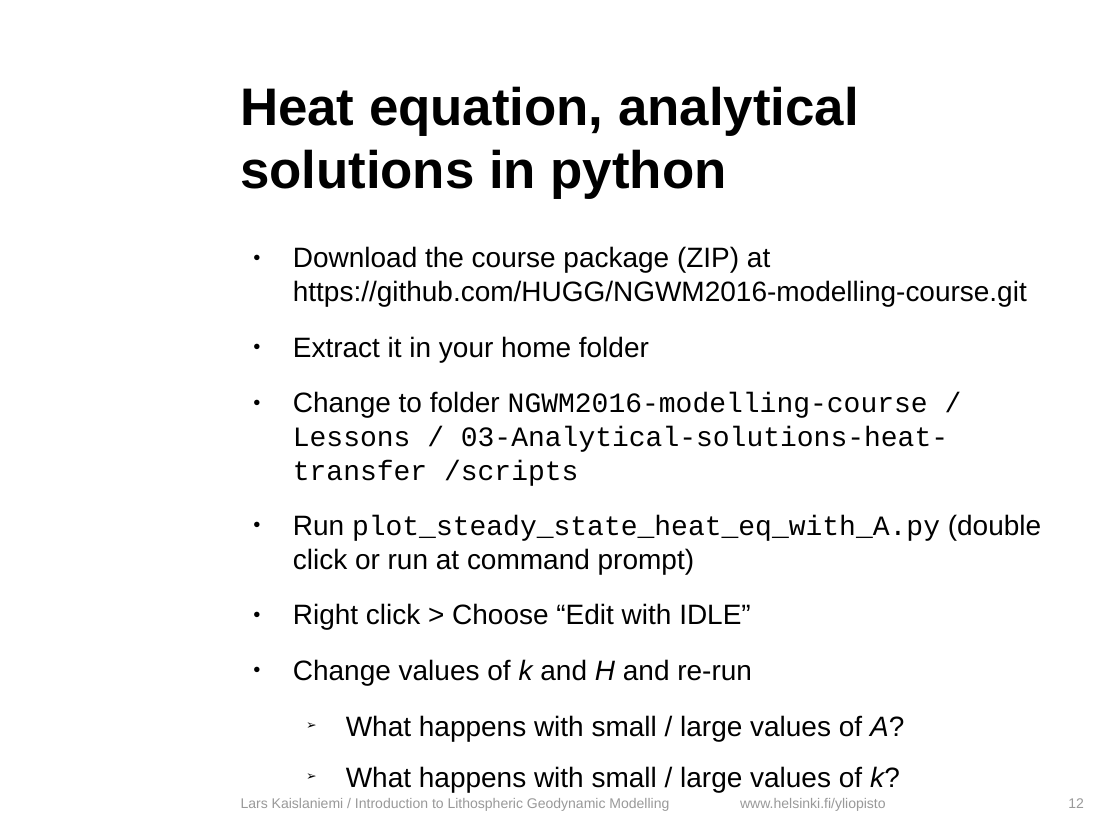
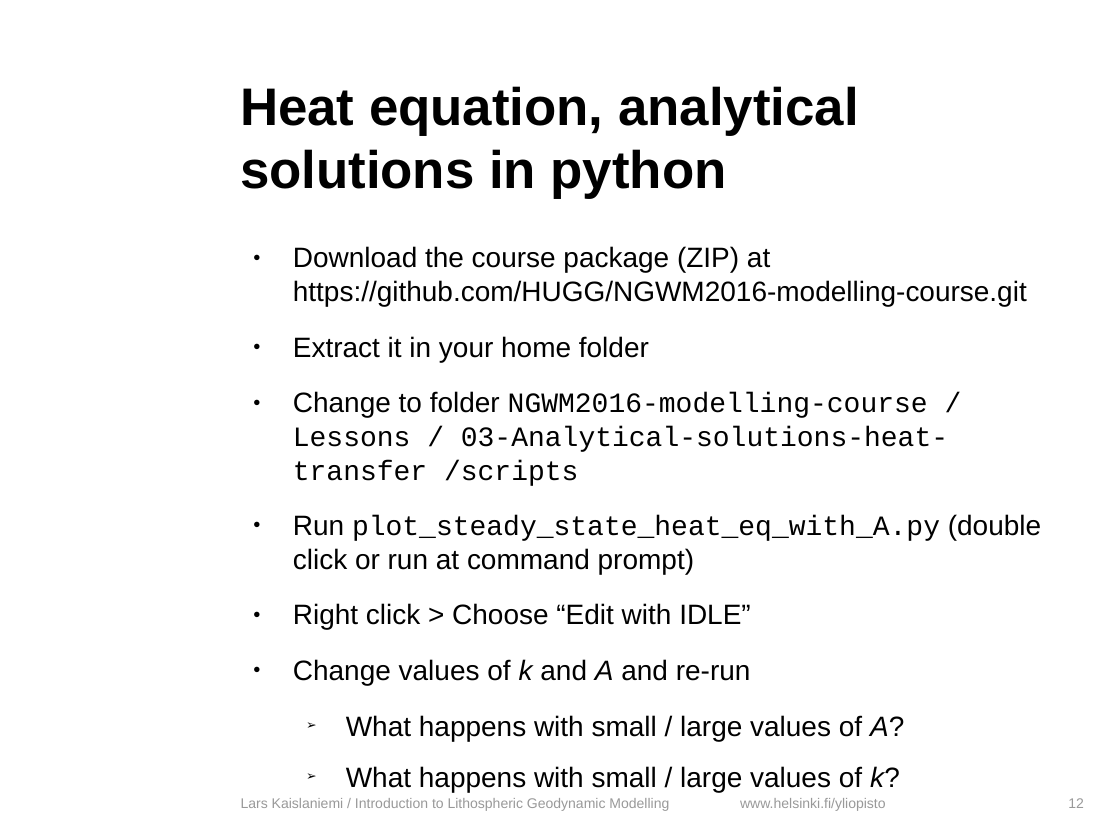
Before and after one commit to HUGG/NGWM2016-modelling-course, a slide deck: slide 12 of Lessons/03-Analytical-solutions-heat-transfer/heat_transfer_analytical.odp. Drawn at 1120x840 pixels with LibreOffice and Linux fonts; fonts in the diff are those of the drawing; background and template pictures are left out. Boxes give left, top, right and bottom in pixels: in the first picture for what was removed or moved away, otherwise in the second. Text is boxed around its words. In the diff, an @@ line names an element or a change of style, - is before the commit and + after.

```diff
--- a/Lessons/03-Analytical-solutions-heat-transfer/heat_transfer_analytical.odp
+++ b/Lessons/03-Analytical-solutions-heat-transfer/heat_transfer_analytical.odp
@@ text at [293, 659, 751, 685]: text changed @@
-● Change values of k and H and re-run
+● Change values of k and A and re-run
```
Also in this commit, not shown: 12 other slides changed, 4 other files.
